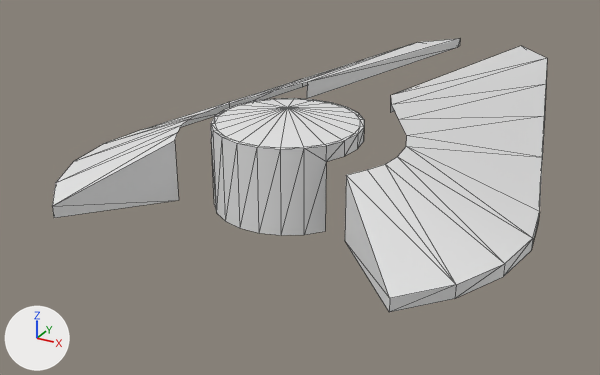
An edit to the FBX model Assets/Scene_Content/Models/Ships/Ship001.FBX, drawn before and after from the same camera.
The view is the same before and after, from a 50 mm camera at (0.93, -2.3, 0.87) aimed at (-0.2, -0.24, -0.16). Every picture has the same lights, and +X, +Y and +Z are marked at lower left. Mesh edges are drawn as thin lines. Where no turn or scale is listed for an object, it has been applied to the vertices.

Script lines for the objects in view, before the commit:
```python
me_mesh = bpy.data.meshes.new('Mesh')
me_mesh.from_pydata(...)  # 140 vertices, 199 faces; spans x -0.6..0.6, y -1.03..1.02, z -0.12..0.13
ob_ship002 = bpy.data.objects.new('Ship002', me_mesh)
ob_ship002.location = (0.0, 0.0, 0.122)
```
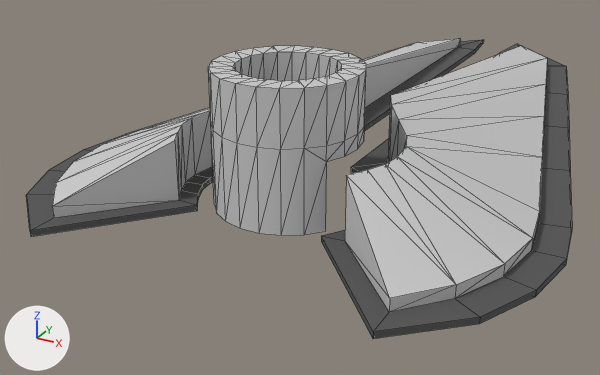
Edits to the bpy script that builds the scene:
```text
Add mat_wallglow:
    mat_wallglow = principled_material('WallGlow')
    mat_wallglow.base_color = (0.588, 0.588, 0.588)  # light grey #cacaca
    mat_wallglow.roughness = 0.859
Add mat_material__74:
    mat_material__74 = principled_material('Material #74')
    mat_material__74.base_color = (0.0863, 0.0863, 0.0863)  # dark grey #535353
    mat_material__74.roughness = 0.859
Change me_mesh:
    used by ob_ship002; location = (0.0, 0.0, 0.122)
    remove me_mesh.from_pydata(...)  # 140 vertices, 199 faces; spans x -0.6..0.6, y -1.03..1.02, z -0.12..0.13
    add me_mesh.from_pydata(...)  # 196 vertices, 296 faces; spans x -0.6..0.6, y -1.03..1.02, z -0.12..0.23
    me_mesh part 1
    26 vertices are removed from x -0.18..0.27, y -0.83..-0.32, z 0.04..0.13
    71 faces are deleted
    30 vertices are added at x -0.26..0.25, y -0.78..-0.32, z -0.11..0.09
    22 new vertices lie (0.0, 0.0, 0.14) away from vertices in x -0.19..0.18, y -0.84..-0.47, z 0.09
    8 new vertices lie (0.0, 0.0, -0.16) away from vertices in x -0.29..0.28, y -0.75..-0.58, z 0.05
    22 new vertices lie (0.0, 0.0, 0.14) away from vertices in x -0.13..0.12, y -0.78..-0.53, z 0.09
    168 new faces join them
    me_mesh part 2: 128 faces spanning x -0.6..0.6, y -1.03..1.02, z -0.12..0.09 switch from no material to mat_wallglow (light grey #cacaca)
Add me_mesh_001:
    me_mesh_001.from_pydata(...)  # 183 vertices, 142 faces; spans x -0.68..0.68, y -1.1..1.17, z -0.12..0.13
    me_mesh_001.materials.append(mat_material__74)  # dark grey #535353
Add ob_shipsurround:
    ob_shipsurround = bpy.data.objects.new('ShipSurround', me_mesh_001)
    ob_shipsurround.location = (0.0, 0.0, 0.122)
```

Where the change shows, as pixel boxes [x1, y1, x2, y2] in the pictures (600 x 375 px):
'ShipSurround', added
    after: [26, 40, 572, 339]
part 1 of me_mesh, built on
    before: [211, 48, 539, 238]
    after: [175, 46, 539, 238]
part 2 of me_mesh, recoloured (white to grey)
    both: [52, 38, 547, 312]
